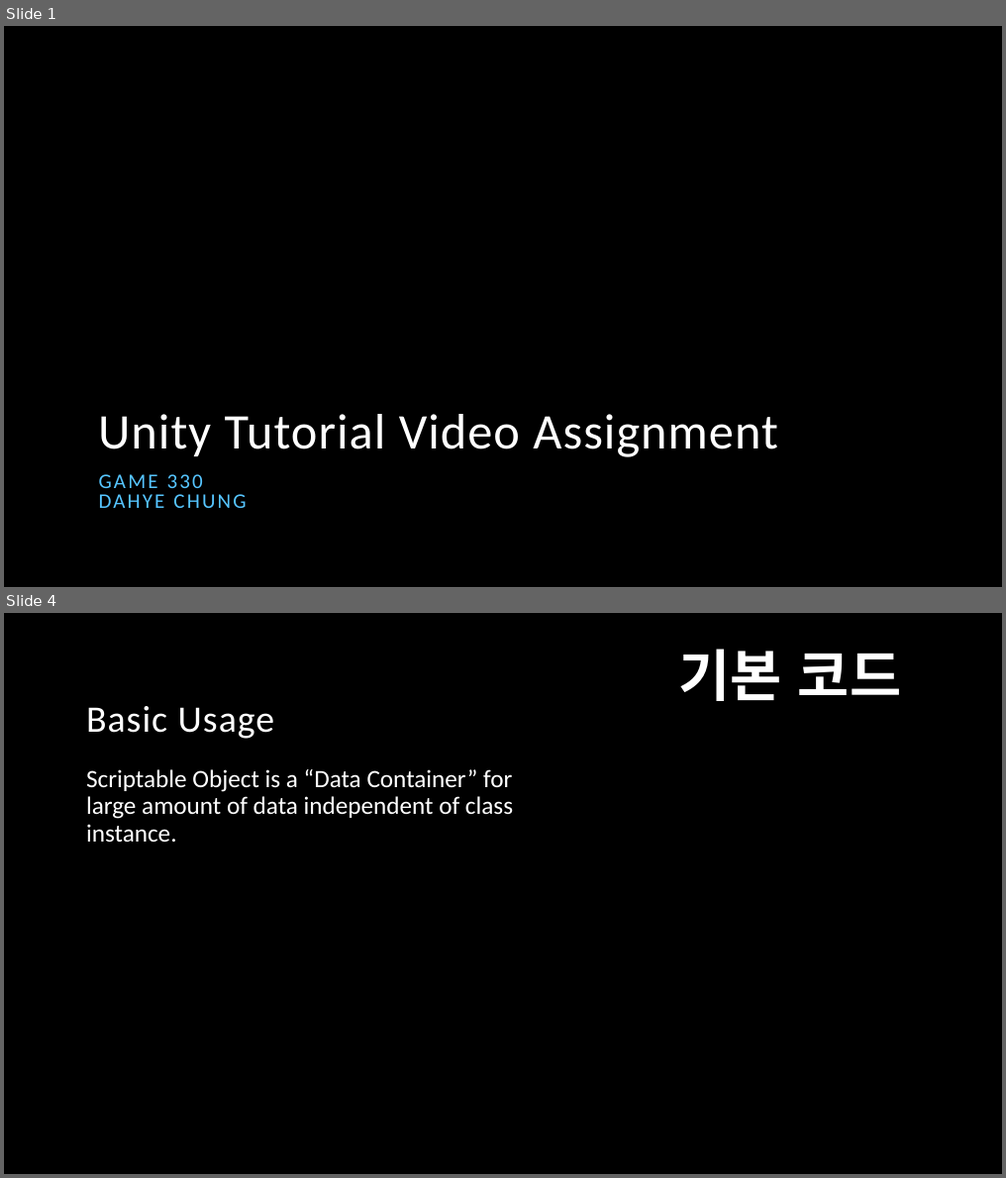
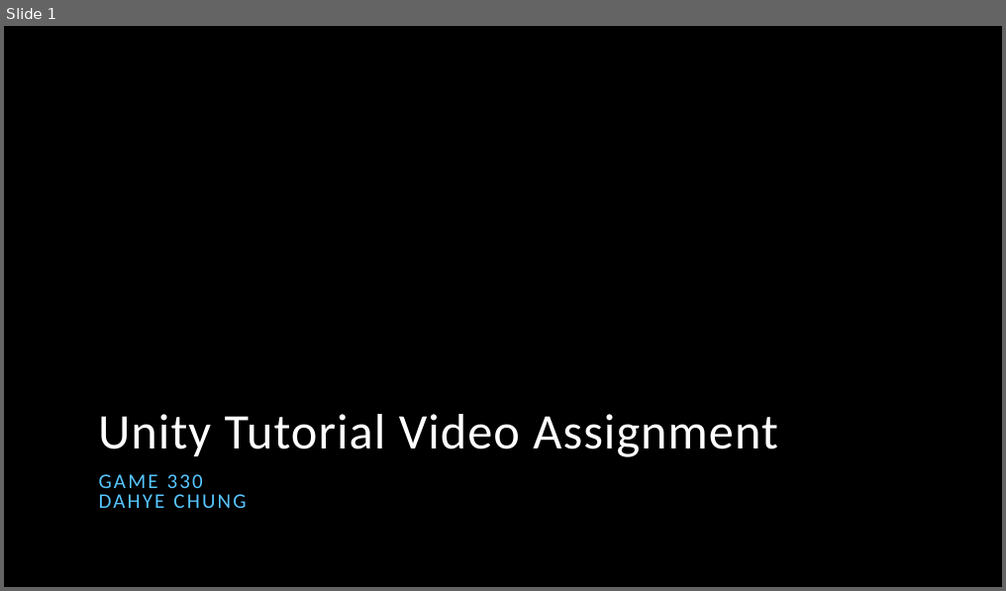
Before and after one commit to DahyeChung/2023Fall, a slide deck: Game 330 Unity/Unity Tutorial/Scriptable Object Tutorial.pptx. Shown one above the other, each under a label of ours: slides 1 and 4 before the commit, slide 1 after it; the slides between them are not shown. The pictures are 1006x1178 and 1006x591 pixels, drawn with LibreOffice and Linux fonts; fonts in the diff are those of the drawing; background and template pictures are left out. Boxes give left, top, right and bottom in pixels: in the first picture for what was removed or moved away, otherwise in the second. Text is boxed around its words. In the diff, an @@ line names an element or a change of style, - is before the commit and + after.

```diff
--- a/Game 330 Unity/Unity Tutorial/Scriptable Object Tutorial.pptx
+++ b/Game 330 Unity/Unity Tutorial/Scriptable Object Tutorial.pptx
@@ slide 4 removed at (4, 613, 1002, 1174), background picture (left out) @@
@@ text removed at (679, 649, 901, 701) @@
-기본 코드
@@ title removed at (86, 706, 274, 739) @@
-Basic Usage
@@ text removed at (86, 769, 513, 843) @@
-Scriptable Object is a “Data Container” for large amount of data independent of class instance.
```
Also in this commit, not shown: 1 slide changed, 8 slides added, 4 other slides removed, 3 other files.
